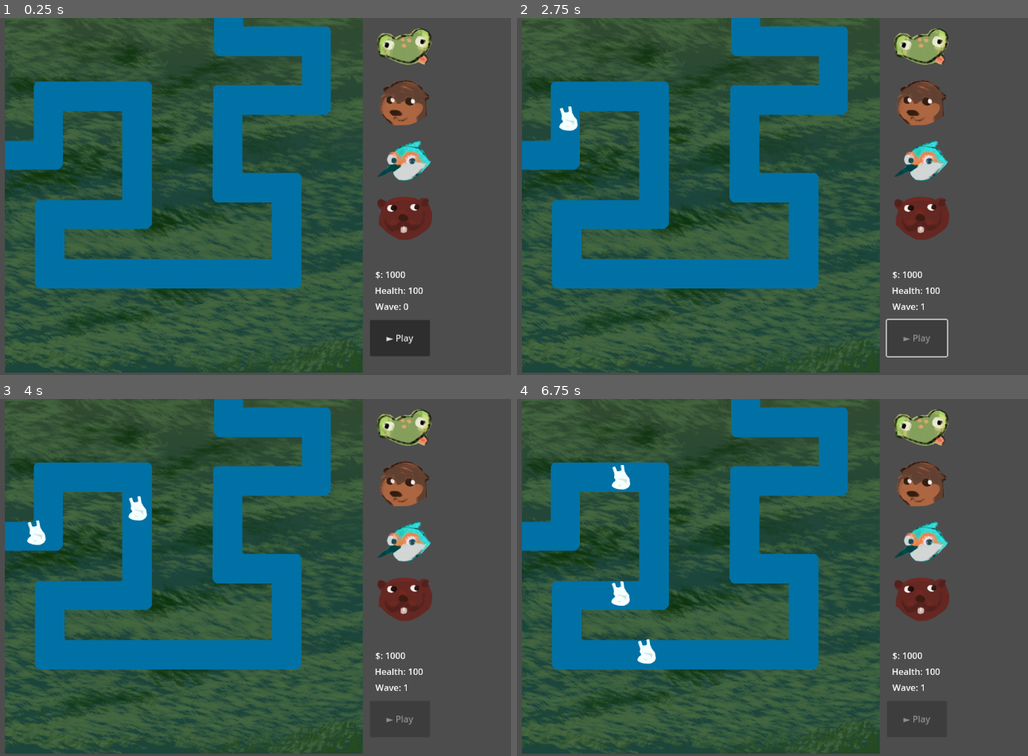
Above: before the commit, frames 1-4 (two rows, left to right).
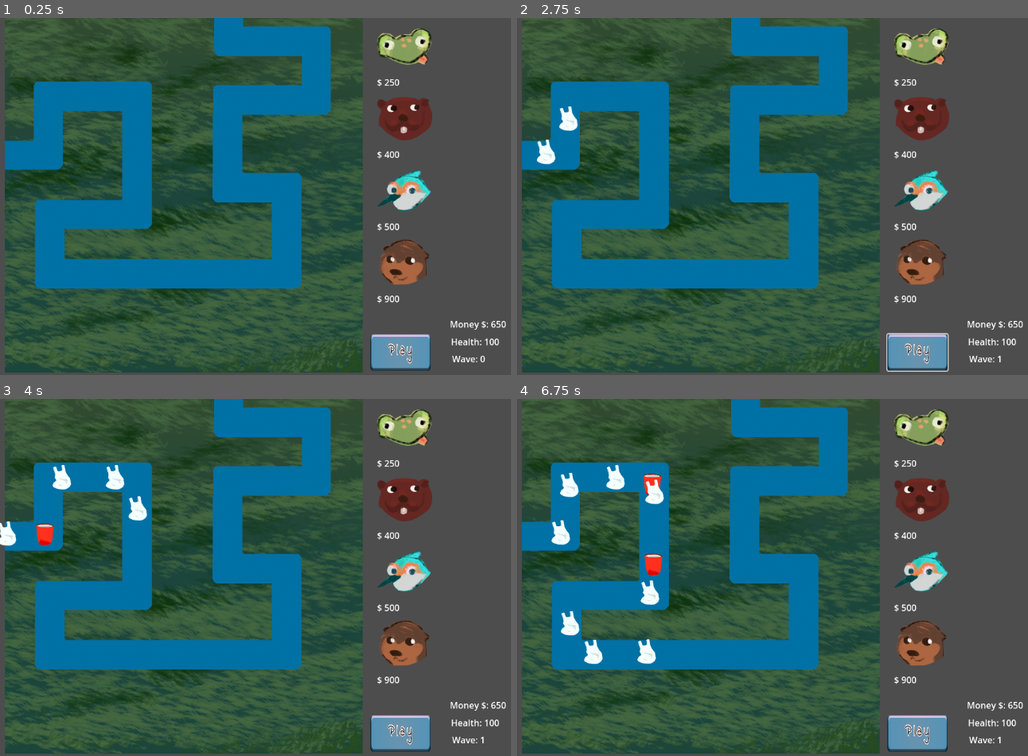
Above: after the commit, the same moments.

Repository: fnc/OurTowerDefense2025
Game: Godot game, scene res://root_node_2d.tscn
Two runs of this game, one before a commit and one after it. Both use one fixed random seed, a clock stepped at 60 frames per second and the inputs below.
Inputs (mouse positions are in pixels of both pictures, inside the frame that each line leads up to; where the layout moved, square brackets give the same spot in the first picture):
- Up to frame 1 (0.25 s): no input
- Up to frame 2 (2.75 s): click (920, 117) [920, 217] at 0.5 s; click (920, 189) [920, 160] at 1.25 s; click (915, 353) [915, 339] at 2 s
- Up to frame 3 (4 s): click (403, 427) at 2.75 s; click (403, 645) [403, 484] at 3.5 s
- Up to frame 4 (6.75 s): click (920, 427) at 4.25 s; click (920, 645) [920, 484] at 5 s; click (920, 498) [920, 598] at 5.75 s; click (920, 570) [920, 541] at 6.5 s

The runs differ from the first frame. In frame 1, 6.6% of the frame differs, in the area x 72-100%, y 17-99%; in frame 2, 6.5%; in frame 3, 7.0%; in frame 4, 7.9%, in the area x 6-100%, y 17-99%.

Commit message:
agrego modificaciones al level y detalles en los valores de enemy y tower

Diff:
--- a/enemy.gd
+++ b/enemy.gd
@@ -1,6 +1,6 @@
 extends PathFollow2D
 
-@export var points_value: int = 10 # Value of this enemy
+@export var points_value: int = 1 # Value of this enemy
 @export var speed: float = 100.0
 @export var health: int = 100  # Enemy health
 
@@ -26,5 +26,6 @@
 func take_damage(amount: int) -> void:
 	health -= amount  # Reduce health
 	if health <= 0:
+		print("Enemy defeated! points_value:", points_value)
 		emit_signal("enemy_defeated", points_value)
 		queue_free()  # Remove the enemy when health reaches zero
--- a/enemy/enemy_bolsa.tscn
+++ b/enemy/enemy_bolsa.tscn
@@ -7,8 +7,8 @@
 rotates = false
 loop = false
 script = ExtResource("1_wnja7")
-points_value = 100
 speed = 200.0
+health = 200
 
 [node name="Sprite2D" type="Sprite2D" parent="."]
 scale = Vector2(0.5, 0.5)
--- a/enemy/enemy_botella.tscn
+++ b/enemy/enemy_botella.tscn
@@ -7,8 +7,7 @@
 rotates = false
 loop = false
 script = ExtResource("1_08bi2")
-points_value = 150
-health = 200
+health = 600
 
 [node name="Sprite2D" type="Sprite2D" parent="."]
 scale = Vector2(0.5, 0.5)
--- a/enemy/enemy_mueble.tscn
+++ b/enemy/enemy_mueble.tscn
@@ -7,9 +7,8 @@
 rotates = false
 loop = false
 script = ExtResource("1_vgj2x")
-points_value = 500
-speed = 20.0
-health = 5000
+speed = 30.0
+health = 800
 
 [node name="Sprite2D" type="Sprite2D" parent="."]
 scale = Vector2(0.7, 0.7)
--- a/enemy/enemy_vaso.tscn
+++ b/enemy/enemy_vaso.tscn
@@ -7,9 +7,8 @@
 rotates = false
 loop = false
 script = ExtResource("1_1xia7")
-points_value = 80
 speed = 150.0
-health = 150
+health = 400
 
 [node name="Sprite2D" type="Sprite2D" parent="."]
 scale = Vector2(0.5, 0.5)
--- a/game_manager.gd
+++ b/game_manager.gd
@@ -1,7 +1,7 @@
 extends Node
 
 @export var initial_lives: int = 100;
-@export var initial_money: int = 1000;
+@export var initial_money: int = 650;
 var money: int = initial_money # Keep track of the total score
 var lives: int = initial_lives # Lives remaining in the game
 var selected_tower: PackedScene = null # The currently selected tower
--- a/root_node_2d.tscn
+++ b/root_node_2d.tscn
@@ -19,6 +19,7 @@
 [ext_resource type="Texture2D" uid="uid://bp7m8uao622pd" path="res://assets/icons/lutria.png" id="13_dvaq1"]
 [ext_resource type="Texture2D" uid="uid://bho1ovrpef1y" path="res://assets/icons/martinpescador.png" id="14_y2aex"]
 [ext_resource type="Texture2D" uid="uid://da51t2djbtf67" path="res://assets/icons/gastor.png" id="15_yaipy"]
+[ext_resource type="Texture2D" uid="uid://djg7d3xixesbi" path="res://assets/play.png" id="20_p37fh"]
 
 [sub_resource type="Curve2D" id="Curve2D_lqgkb"]
 _data = {
@@ -49,6 +50,24 @@
 scene = ExtResource("6_wnxwe")
 spawn_probability = 0.02
 metadata/_custom_type_script = "uid://c8ygmcmd8wxj2"
+
+[sub_resource type="StyleBoxTexture" id="StyleBoxTexture_fmm45"]
+texture = ExtResource("20_p37fh")
+
+[sub_resource type="StyleBoxTexture" id="StyleBoxTexture_pktl7"]
+texture = ExtResource("20_p37fh")
+
+[sub_resource type="StyleBoxTexture" id="StyleBoxTexture_5br55"]
+texture = ExtResource("20_p37fh")
+
+[sub_resource type="StyleBoxTexture" id="StyleBoxTexture_p37fh"]
+texture = ExtResource("20_p37fh")
+
+[sub_resource type="StyleBoxTexture" id="StyleBoxTexture_80eph"]
+texture = ExtResource("20_p37fh")
+
+[sub_resource type="StyleBoxTexture" id="StyleBoxTexture_pvbhh"]
+texture = ExtResource("20_p37fh")
 
 [node name="ROOT_Node2D" type="Node2D"]
 
@@ -114,6 +133,34 @@
 script = ExtResource("8_yuf6q")
 tower_name = "TowerSapito"
 
+[node name="TowerLabelSapito" type="Label" parent="UiCanvasLayer/Control/GridContainer"]
+layout_mode = 2
+text = "$ 250"
+
+[node name="TowerCastorButton" type="TextureButton" parent="UiCanvasLayer/Control/GridContainer"]
+z_index = 1
+layout_mode = 2
+texture_normal = ExtResource("15_yaipy")
+stretch_mode = 0
+script = ExtResource("8_yuf6q")
+tower_name = "TowerCastor"
+
+[node name="TowerLabelCastor" type="Label" parent="UiCanvasLayer/Control/GridContainer"]
+layout_mode = 2
+text = "$ 400"
+
+[node name="TowerMartinButton" type="TextureButton" parent="UiCanvasLayer/Control/GridContainer"]
+z_index = 1
+layout_mode = 2
+texture_normal = ExtResource("14_y2aex")
+stretch_mode = 0
+script = ExtResource("8_yuf6q")
+tower_name = "TowerMartin"
+
+[node name="TowerLabelMarti" type="Label" parent="UiCanvasLayer/Control/GridContainer"]
+layout_mode = 2
+text = "$ 500"
+
 [node name="TowerNutriaButton" type="TextureButton" parent="UiCanvasLayer/Control/GridContainer"]
 z_index = 1
 layout_mode = 2
@@ -122,56 +169,50 @@
 script = ExtResource("8_yuf6q")
 tower_name = "TowerNutria"
 
-[node name="TowerMartinButton" type="TextureButton" parent="UiCanvasLayer/Control/GridContainer"]
-z_index = 1
-layout_mode = 2
-texture_normal = ExtResource("14_y2aex")
-stretch_mode = 0
-script = ExtResource("8_yuf6q")
-tower_name = "TowerMartin"
-
-[node name="TowerCastorButton" type="TextureButton" parent="UiCanvasLayer/Control/GridContainer"]
-z_index = 1
-layout_mode = 2
-texture_normal = ExtResource("15_yaipy")
-stretch_mode = 0
-script = ExtResource("8_yuf6q")
-tower_name = "TowerCastor"
+[node name="TowerLabelNutria" type="Label" parent="UiCanvasLayer/Control/GridContainer"]
+layout_mode = 2
+text = "$ 900
+"
 
 [node name="MoneyLabel" type="Label" parent="UiCanvasLayer"]
-offset_left = 680.0
-offset_top = 454.0
-offset_right = 808.0
-offset_bottom = 477.0
+offset_left = 815.0
+offset_top = 544.0
+offset_right = 943.0
+offset_bottom = 567.0
 text = "12345678"
 
 [node name="HealthLabel" type="Label" parent="UiCanvasLayer"]
-offset_left = 679.0
-offset_top = 483.0
-offset_right = 807.0
-offset_bottom = 506.0
+offset_left = 817.0
+offset_top = 576.0
+offset_right = 945.0
+offset_bottom = 599.0
 text = "12345678"
 
 [node name="WaveLabel" type="Label" parent="UiCanvasLayer"]
-offset_left = 680.0
-offset_top = 512.0
-offset_right = 808.0
-offset_bottom = 535.0
+offset_left = 819.0
+offset_top = 607.0
+offset_right = 947.0
+offset_bottom = 630.0
 text = "12345678"
 
 [node name="StartWaveButton" type="Button" parent="UiCanvasLayer"]
-offset_left = 670.0
-offset_top = 548.0
-offset_right = 779.0
-offset_bottom = 614.0
-text = "► Play"
+offset_left = 671.0
+offset_top = 574.0
+offset_right = 780.0
+offset_bottom = 640.0
+theme_override_styles/disabled = SubResource("StyleBoxTexture_fmm45")
+theme_override_styles/hover_pressed_mirrored = SubResource("StyleBoxTexture_pktl7")
+theme_override_styles/hover_pressed = SubResource("StyleBoxTexture_5br55")
+theme_override_styles/hover = SubResource("StyleBoxTexture_p37fh")
+theme_override_styles/pressed = SubResource("StyleBoxTexture_80eph")
+theme_override_styles/normal = SubResource("StyleBoxTexture_pvbhh")
 
 [connection signal="pressed" from="UiCanvasLayer/Control/GridContainer/TowerSapitoButton" to="UiCanvasLayer/Control/GridContainer/TowerSapitoButton" method="_on_pressed"]
 [connection signal="tower_selected" from="UiCanvasLayer/Control/GridContainer/TowerSapitoButton" to="UiCanvasLayer/Control" method="_on_button_pressed"]
+[connection signal="pressed" from="UiCanvasLayer/Control/GridContainer/TowerCastorButton" to="UiCanvasLayer/Control/GridContainer/TowerCastorButton" method="_on_pressed"]
+[connection signal="tower_selected" from="UiCanvasLayer/Control/GridContainer/TowerCastorButton" to="UiCanvasLayer/Control" method="_on_button_pressed"]
+[connection signal="pressed" from="UiCanvasLayer/Control/GridContainer/TowerMartinButton" to="UiCanvasLayer/Control/GridContainer/TowerMartinButton" method="_on_pressed"]
+[connection signal="tower_selected" from="UiCanvasLayer/Control/GridContainer/TowerMartinButton" to="UiCanvasLayer/Control" method="_on_button_pressed"]
 [connection signal="pressed" from="UiCanvasLayer/Control/GridContainer/TowerNutriaButton" to="UiCanvasLayer/Control/GridContainer/TowerNutriaButton" method="_on_pressed"]
 [connection signal="tower_selected" from="UiCanvasLayer/Control/GridContainer/TowerNutriaButton" to="UiCanvasLayer/Control" method="_on_button_pressed"]
-[connection signal="pressed" from="UiCanvasLayer/Control/GridContainer/TowerMartinButton" to="UiCanvasLayer/Control/GridContainer/TowerMartinButton" method="_on_pressed"]
-[connection signal="tower_selected" from="UiCanvasLayer/Control/GridContainer/TowerMartinButton" to="UiCanvasLayer/Control" method="_on_button_pressed"]
-[connection signal="pressed" from="UiCanvasLayer/Control/GridContainer/TowerCastorButton" to="UiCanvasLayer/Control/GridContainer/TowerCastorButton" method="_on_pressed"]
-[connection signal="tower_selected" from="UiCanvasLayer/Control/GridContainer/TowerCastorButton" to="UiCanvasLayer/Control" method="_on_button_pressed"]
 [connection signal="pressed" from="UiCanvasLayer/StartWaveButton" to="Spawner" method="_on_StartWaveButton_pressed"]
--- a/spawner.gd
+++ b/spawner.gd
@@ -4,45 +4,32 @@
 @export var spawn_rate: float = 2.0
 @export var path: NodePath  # Path2D node reference
 @export var startButton: Button
-@export var base_enemy_count = 3
-
-#func _ready() -> void:
-	#spawn_enemy_loop()
-	#$StartWaveButton.connect("pressed", _on_StartWaveButton_pressed)
+@export var base_enemy_count = 15
 
 func _on_StartWaveButton_pressed():
-	GameManager.current_wave += 1  # Increment the wave count
+	GameManager.current_wave += 1  # Incrementa la ola actual
 
-	# Calculate logarithmic scaling for enemy count and spawn rate
-	var scaled_enemy_count = int(base_enemy_count + (0.8 * GameManager.current_wave))
-	var scaled_spawn_rate = spawn_rate / (log(1 + GameManager.current_wave)/log(10))
+	# Nueva fórmula para el número de enemigos (crece más rápido)
+	var scaled_enemy_count = int(base_enemy_count * pow(1.3, GameManager.current_wave))
 
-	# Ensure scaled_spawn_rate doesn't become too small
-	scaled_spawn_rate = max(scaled_spawn_rate, 0.1)
-		# Trigger the wave
+	# Ajustar la tasa de aparición de enemigos (para evitar valores demasiado pequeños)
+	var scaled_spawn_rate = max(spawn_rate * pow(0.95, GameManager.current_wave), 0.3)
+
+	# Iniciar la ola
 	spawn_enemy_waves({"enemy_count": scaled_enemy_count, "spawn_rate": scaled_spawn_rate})
 
-
-func spawn_enemy_loop() -> void:
-	# Continuously spawn enemies at intervals
-	while true:
-		spawn_enemy()
-		await get_tree().create_timer(spawn_rate).timeout
-
 func spawn_enemy_waves(wave) -> void:
-	startButton.disabled = true  # Disable button while spawning enemies
+	startButton.disabled = true  # Deshabilitar botón mientras se generan enemigos
 	for i in range(wave["enemy_count"]):
 		spawn_enemy()
 		await get_tree().create_timer(wave["spawn_rate"]).timeout
-	startButton.disabled = false  # Re-enable button after wave
+	startButton.disabled = false  # Rehabilitar botón tras la ola
 	print("Wave complete!")
 
 func spawn_enemy() -> void:
 	var enemy = pick_random_spawnable()
-	#add_child(enemy)
-	# Get the Path2D from the provided path
 	var path2d = get_node(path) as Path2D
-	if path2d:
+	if path2d and enemy:
 		path2d.add_child(enemy)
 
 func pick_random_spawnable():
@@ -56,5 +43,5 @@
 	for obj in spawnable_objects:
 		cumulative_probability += obj.spawn_probability
 		if random_value <= cumulative_probability:
-			return obj.scene.instantiate() # Return the instantiated scene
+			return obj.scene.instantiate() # Instanciar la escena
 	return null
--- a/towers/tower_castor.tscn
+++ b/towers/tower_castor.tscn
@@ -7,10 +7,10 @@
 [node name="Tower" type="Node2D"]
 script = ExtResource("1_ra0r3")
 projectile_scene = ExtResource("2_u54ft")
-projectile_speed = 400.0
-projectile_damage = 30.0
-range = 400.0
-fire_rate = 0.4
+projectile_speed = 450.0
+projectile_damage = 150.0
+range = 150.0
+price = 400
 
 [node name="Sprite2D" type="Sprite2D" parent="."]
 texture = ExtResource("3_ra0r3")
--- a/towers/tower_martin.tscn
+++ b/towers/tower_martin.tscn
@@ -7,10 +7,10 @@
 [node name="Tower" type="Node2D"]
 script = ExtResource("1_38e6s")
 projectile_scene = ExtResource("2_ksgbd")
-projectile_speed = 500.0
-projectile_damage = 10.0
-fire_rate = 0.1
-price = 1000
+projectile_speed = 350.0
+projectile_damage = 200.0
+fire_rate = 1.5
+price = 500
 
 [node name="Sprite2D" type="Sprite2D" parent="."]
 texture = ExtResource("3_38e6s")
--- a/towers/tower_nutria.tscn
+++ b/towers/tower_nutria.tscn
@@ -7,11 +7,11 @@
 [node name="Tower" type="Node2D"]
 script = ExtResource("1_o7pkm")
 projectile_scene = ExtResource("2_855e3")
-projectile_speed = 800.0
-projectile_damage = 1000.0
-range = 1000.0
-fire_rate = 5.0
-price = 3000
+projectile_speed = 300.0
+projectile_damage = 300.0
+range = 250.0
+fire_rate = 2.5
+price = 900
 
 [node name="Sprite2D" type="Sprite2D" parent="."]
 texture = ExtResource("3_o7pkm")
--- a/towers/tower_sapito.tscn
+++ b/towers/tower_sapito.tscn
@@ -7,10 +7,11 @@
 [node name="Tower" type="Node2D"]
 script = ExtResource("1_dkqws")
 projectile_scene = ExtResource("2_r4bnf")
-projectile_speed = 300.0
-projectile_damage = 50.0
+projectile_speed = 600.0
+projectile_damage = 100.0
+range = 150.0
 fire_rate = 0.5
-price = 300
+price = 250
 
 [node name="Sprite2D" type="Sprite2D" parent="."]
 texture = ExtResource("3_xe6gn")
--- a/ui_canvas_layer.gd
+++ b/ui_canvas_layer.gd
@@ -3,6 +3,6 @@
 
 func _process(delta):
 	# Update the Label text with the global variable values
-	$MoneyLabel.text = "$: " + str(GameManager.money)
+	$MoneyLabel.text = "Money $: " + str(GameManager.money)
 	$HealthLabel.text = "Health: " + str(GameManager.lives)
 	$WaveLabel.text = "Wave: " + str(GameManager.current_wave)
Binary file added: assets/play.png
Not shown, added: assets/play.png.import
Not shown: 1 places in root_node_2d.tscn that only renumber resources
